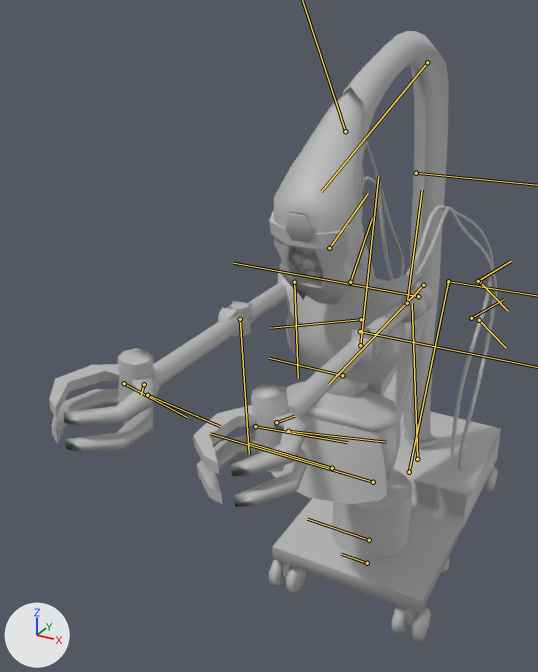
One commit to the FBX model Unity/Vanguard_Productions_Prototype/Assets/Animations/Characters/Warden/ANI_Warden_Attack2.fbx: the scene before it, then after it.
Both versions are drawn from a camera (50 mm lens) standing at (0.8, -2.28, 2.05) and looking at (-0.28, -0.3, 1.06). The axes (+X, +Y, +Z) are drawn at lower left. The lights are the same throughout. Both versions are drawn at frame 61 of the action 'Take 001'; the numbers are the values there. The bones that bend it are drawn over the model as lines.

The first picture shows 'warden_GEO'.
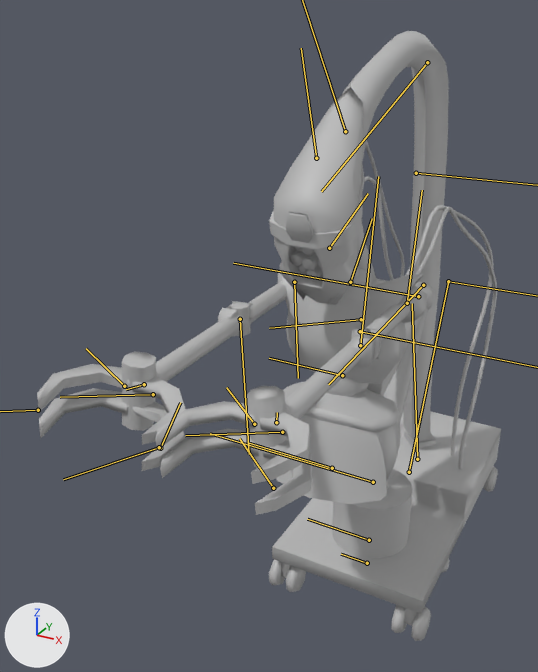
What the commit changed:
Bone 'L_Palm_jnt' (bone_l_palm_jnt) turns from (-74, 62, -48) to (108, -61, -79) degrees about its own x, y and z.
Bone 'L_Up_Claw1_jnt' (bone_l_up_claw1_jnt) turns from (0, 0, -17) to (0, 0, 12) degrees about its own x, y and z.
Bone 'L_Low_Claw1_jnt' (bone_l_low_claw1_jnt) turns from (0, 0, 17) to (0, 0, -12) degrees about its own x, y and z.
Bone 'R_Palm_jnt' (bone_r_palm_jnt) turns from (-74, 62, -48) to (108, -61, -79) degrees about its own x, y and z.
Bone 'R_Up_Claw1_jnt' (bone_r_up_claw1_jnt) turns from (0, 0, -17) to (0, 0, 12) degrees about its own x, y and z.
Bone 'R_Low_Claw1_jnt' (bone_r_low_claw1_jnt) turns from (0, 0, 17) to (0, 0, -12) degrees about its own x, y and z.

Boxes (x1, y1, x2, y2) around the edits, measured in the pictures (538 x 672 px):
'warden_GEO', posed: before (50, 31, 501, 641); after (37, 31, 501, 641)
bone 'L_Palm_jnt', root to tip: before (276, 422) to (294, 416); after (276, 422) to (277, 412)
bone 'L_Up_Claw1_jnt', root to tip: before (288, 431) to (386, 442); after (254, 424) to (226, 387)
bone 'L_Low_Claw1_jnt', root to tip: before (255, 426) to (347, 442); after (282, 432) to (185, 435)
bone 'R_Palm_jnt', root to tip: before (144, 384) to (141, 395); after (144, 384) to (126, 389)
bone 'R_Up_Claw1_jnt', root to tip: before (124, 383) to (187, 417); after (153, 394) to (60, 397)
bone 'R_Low_Claw1_jnt', root to tip: before (147, 395) to (220, 426); after (124, 386) to (86, 348)
